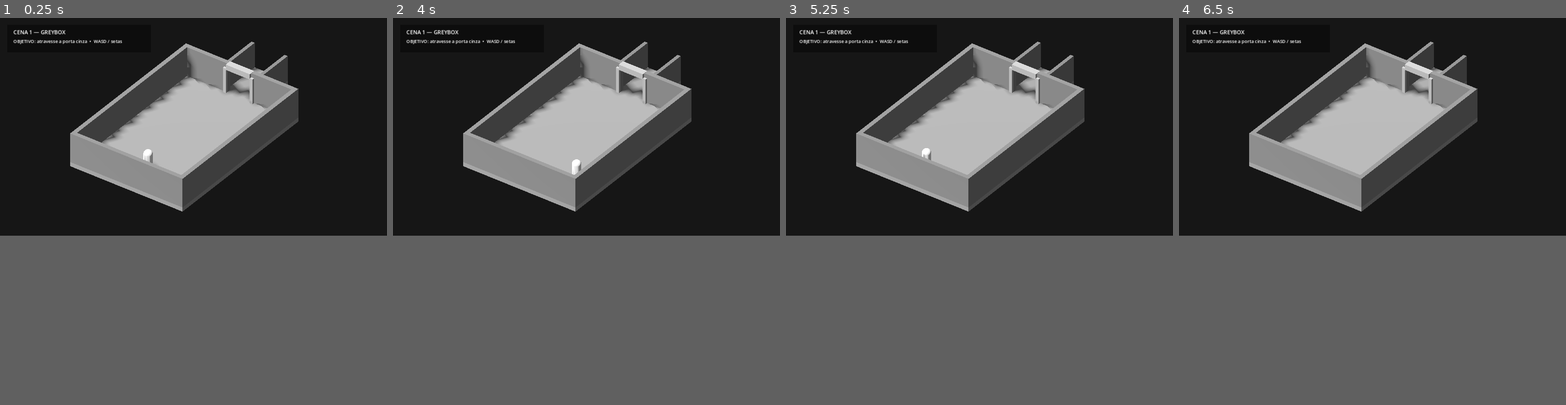
Above: before the commit, frames 1-4 (left to right).
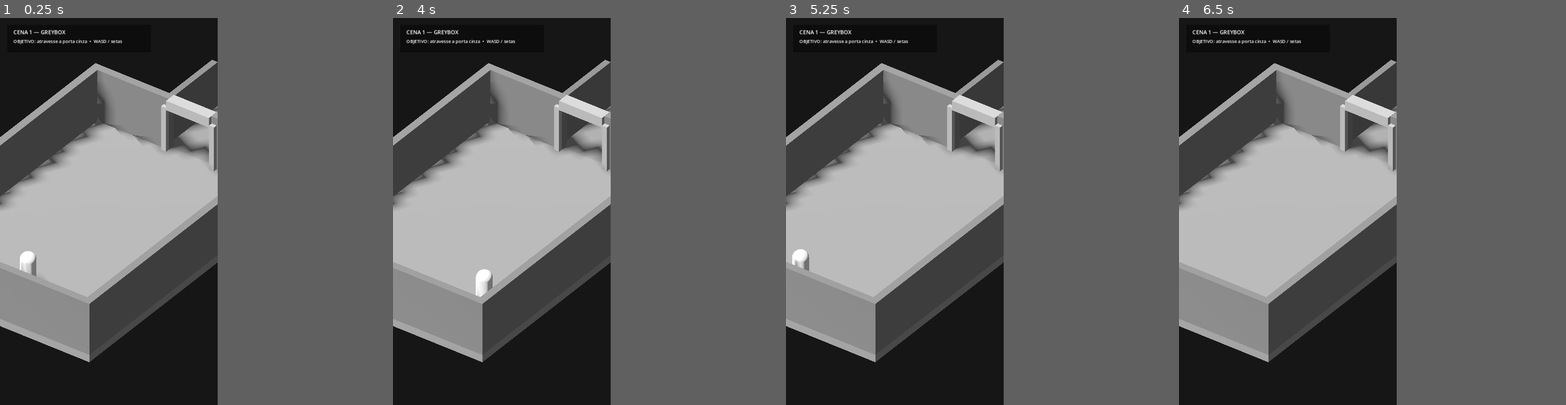
Above: after the commit, the same moments.

Repository: Surgaj/Protocol-Zero
Game: Godot game, scene res://scenes/vertical_slice/scene_01_greybox.tscn
The game is run twice, just before and just after one commit, with the same random seed, the same clock (stepped at 60 frames per second) and the same inputs.
Inputs:
- Up to frame 1 (0.25 s): no input
- Up to frame 2 (4 s): tap Enter at 0.5, 2.75 s; hold D 0.53-1.28 s; hold S 1.28-2.03 s; tap Space at 2, 3.5 s; hold D 2.03-2.78 s; hold W 2.78-3.53 s; hold A from 3.53 s (still down)
- Up to frame 3 (5.25 s): release A at 5.03 s; hold S from 5.03 s (still down)
- Up to frame 4 (6.5 s): tap Enter at 5.75 s; release S at 5.78 s; hold D from 5.78 s (still down)
The window is 800x450 before the commit and 450x800 after it. Grey fills any space a smaller window leaves; there, only what the larger window draws over its background counts as a difference.

The runs differ from the first frame. In frame 1, 38% of the frame differs, in the area x 0-78%, y 6-89%; in frame 2, 38%; in frame 3, 38%; in frame 4, 38%.

Commit message:
Configure portrait input map for vertical slice

Diff:
--- a/godot/project.godot
+++ b/godot/project.godot
@@ -8,11 +8,37 @@
 run/main_scene="res://scenes/vertical_slice/scene_01_greybox.tscn"
 
 [display]
-window/size/viewport_width=1280
-window/size/viewport_height=720
-window/size/window_width_override=1280
-window/size/window_height_override=720
+window/size/viewport_width=720
+window/size/viewport_height=1280
+window/size/window_width_override=720
+window/size/window_height_override=1280
 window/stretch/mode="canvas_items"
+
+[input]
+move_forward={
+"deadzone": 0.2,
+"events": [Object(InputEventKey,"resource_local_to_scene":false,"resource_name":"","device":-1,"window_id":0,"alt_pressed":false,"shift_pressed":false,"ctrl_pressed":false,"meta_pressed":false,"pressed":false,"keycode":0,"physical_keycode":87,"key_label":0,"unicode":119,"location":0,"echo":false,"script":null)
+, Object(InputEventKey,"resource_local_to_scene":false,"resource_name":"","device":-1,"window_id":0,"alt_pressed":false,"shift_pressed":false,"ctrl_pressed":false,"meta_pressed":false,"pressed":false,"keycode":4194320,"physical_keycode":0,"key_label":0,"unicode":0,"location":0,"echo":false,"script":null)
+]
+}
+move_back={
+"deadzone": 0.2,
+"events": [Object(InputEventKey,"resource_local_to_scene":false,"resource_name":"","device":-1,"window_id":0,"alt_pressed":false,"shift_pressed":false,"ctrl_pressed":false,"meta_pressed":false,"pressed":false,"keycode":0,"physical_keycode":83,"key_label":0,"unicode":115,"location":0,"echo":false,"script":null)
+, Object(InputEventKey,"resource_local_to_scene":false,"resource_name":"","device":-1,"window_id":0,"alt_pressed":false,"shift_pressed":false,"ctrl_pressed":false,"meta_pressed":false,"pressed":false,"keycode":4194322,"physical_keycode":0,"key_label":0,"unicode":0,"location":0,"echo":false,"script":null)
+]
+}
+move_left={
+"deadzone": 0.2,
+"events": [Object(InputEventKey,"resource_local_to_scene":false,"resource_name":"","device":-1,"window_id":0,"alt_pressed":false,"shift_pressed":false,"ctrl_pressed":false,"meta_pressed":false,"pressed":false,"keycode":0,"physical_keycode":65,"key_label":0,"unicode":97,"location":0,"echo":false,"script":null)
+, Object(InputEventKey,"resource_local_to_scene":false,"resource_name":"","device":-1,"window_id":0,"alt_pressed":false,"shift_pressed":false,"ctrl_pressed":false,"meta_pressed":false,"pressed":false,"keycode":4194319,"physical_keycode":0,"key_label":0,"unicode":0,"location":0,"echo":false,"script":null)
+]
+}
+move_right={
+"deadzone": 0.2,
+"events": [Object(InputEventKey,"resource_local_to_scene":false,"resource_name":"","device":-1,"window_id":0,"alt_pressed":false,"shift_pressed":false,"ctrl_pressed":false,"meta_pressed":false,"pressed":false,"keycode":0,"physical_keycode":68,"key_label":0,"unicode":100,"location":0,"echo":false,"script":null)
+, Object(InputEventKey,"resource_local_to_scene":false,"resource_name":"","device":-1,"window_id":0,"alt_pressed":false,"shift_pressed":false,"ctrl_pressed":false,"meta_pressed":false,"pressed":false,"keycode":4194321,"physical_keycode":0,"key_label":0,"unicode":0,"location":0,"echo":false,"script":null)
+]
+}
 
 [rendering]
 renderer/rendering_method="gl_compatibility"
